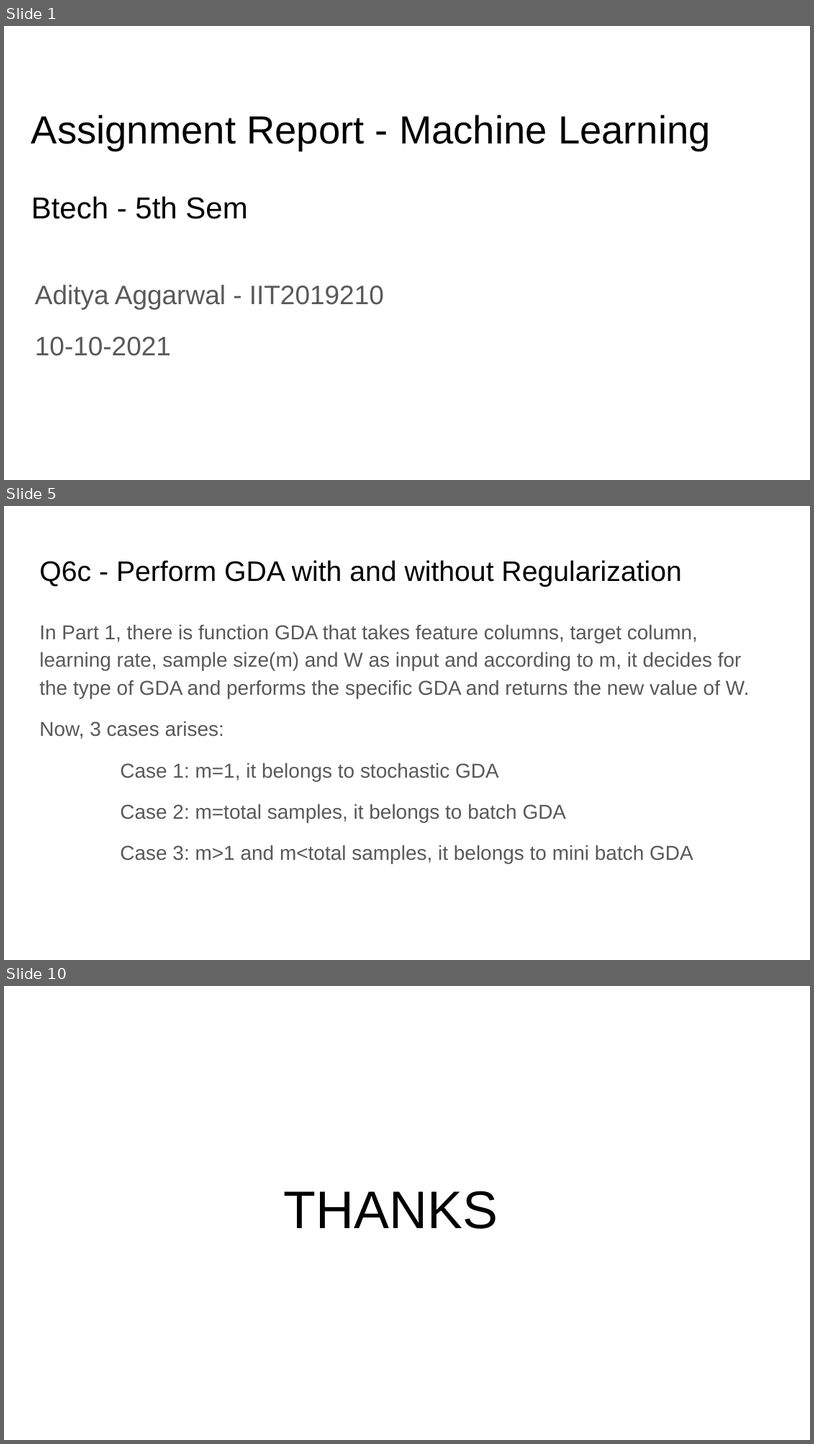
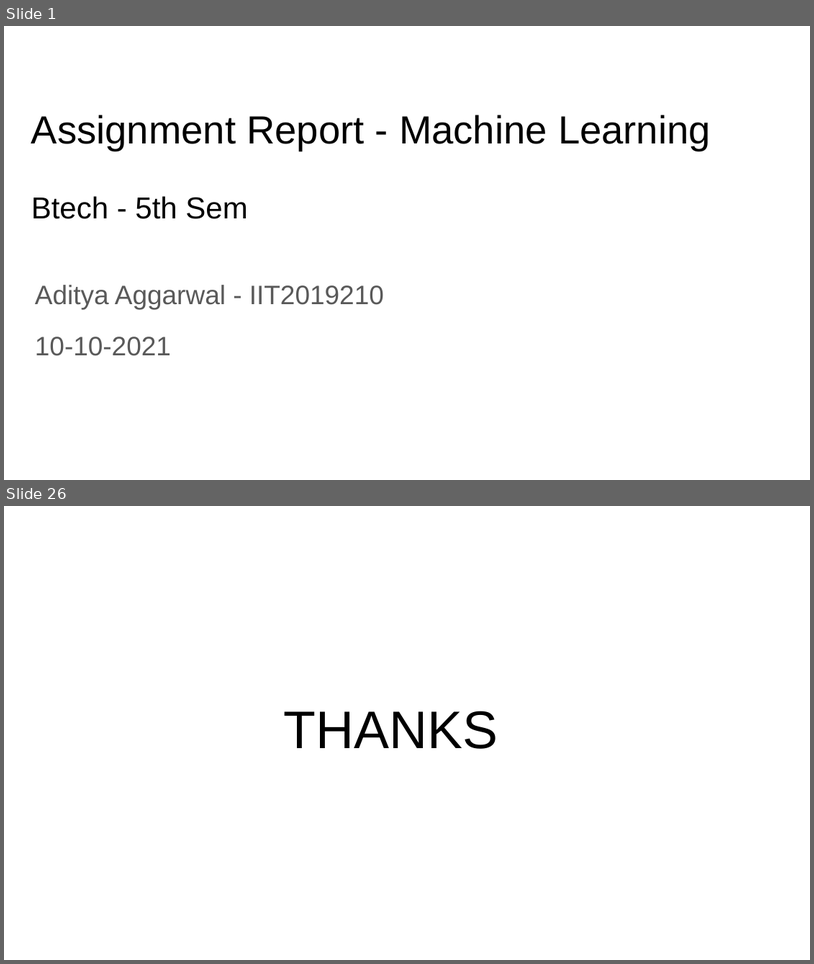
Before and after one commit to Aditya-2001/ML-Assignments-Semester-5, a slide deck: Assignment 8/IIT2019210 - Report.pptx. Shown one above the other, each under a label of ours: slides 1, 5 and 10 before the commit, slides 1 and 26 after it; the slides between them are not shown. The pictures are 814x1444 and 814x964 pixels, drawn with LibreOffice and Linux fonts; fonts in the diff are those of the drawing. Boxes give left, top, right and bottom in pixels: in the first picture for what was removed or moved away, otherwise in the second. Text is boxed around its words. In the diff, an @@ line names an element or a change of style, - is before the commit and + after.

```diff
--- a/Assignment 8/IIT2019210 - Report.pptx
+++ b/Assignment 8/IIT2019210 - Report.pptx
@@ slide 5 removed at box(4, 506, 810, 960), background #FFFFFF @@
@@ title removed at box(39, 560, 682, 587) @@
-Q6c - Perform GDA with and without Regularization
@@ text removed at box(39, 624, 750, 863) @@
-In Part 1, there is function GDA that takes feature columns, target column, learning rate, sample size(m) and W as input and according to m, it decides for the type of GDA and performs the specific GDA and returns the new value of W.
-Now, 3 cases arises:
-Case 1: m=1, it belongs to stochastic GDA
-Case 2: m=total samples, it belongs to batch GDA
-Case 3: m>1 and m<total samples, it belongs to mini batch GDA
@@ what was slide 10 is now slide 26 @@
```
Also in this commit, not shown: 1 slide changed, 23 slides added, 6 other slides removed, 4 other files.
